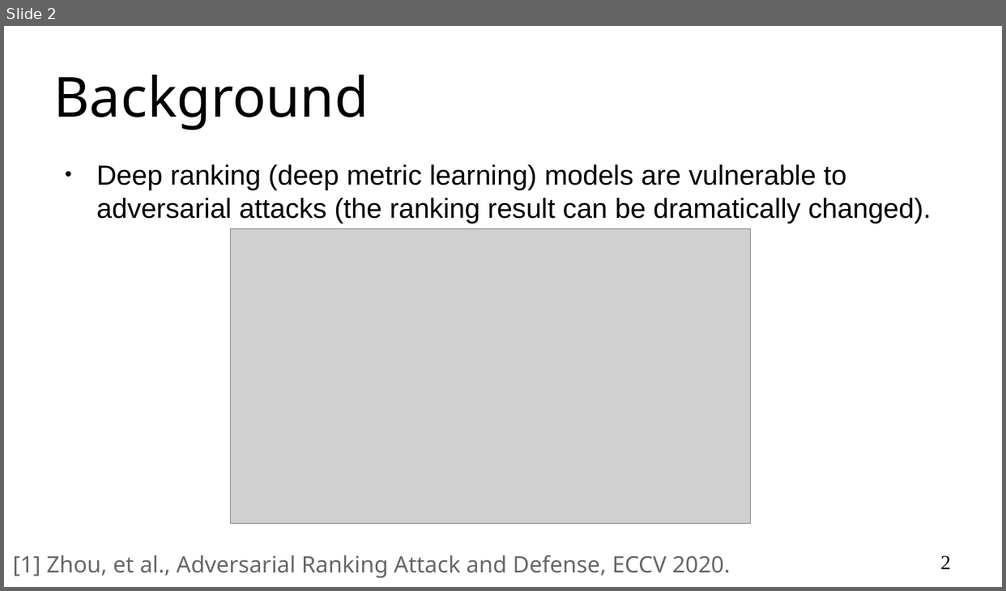
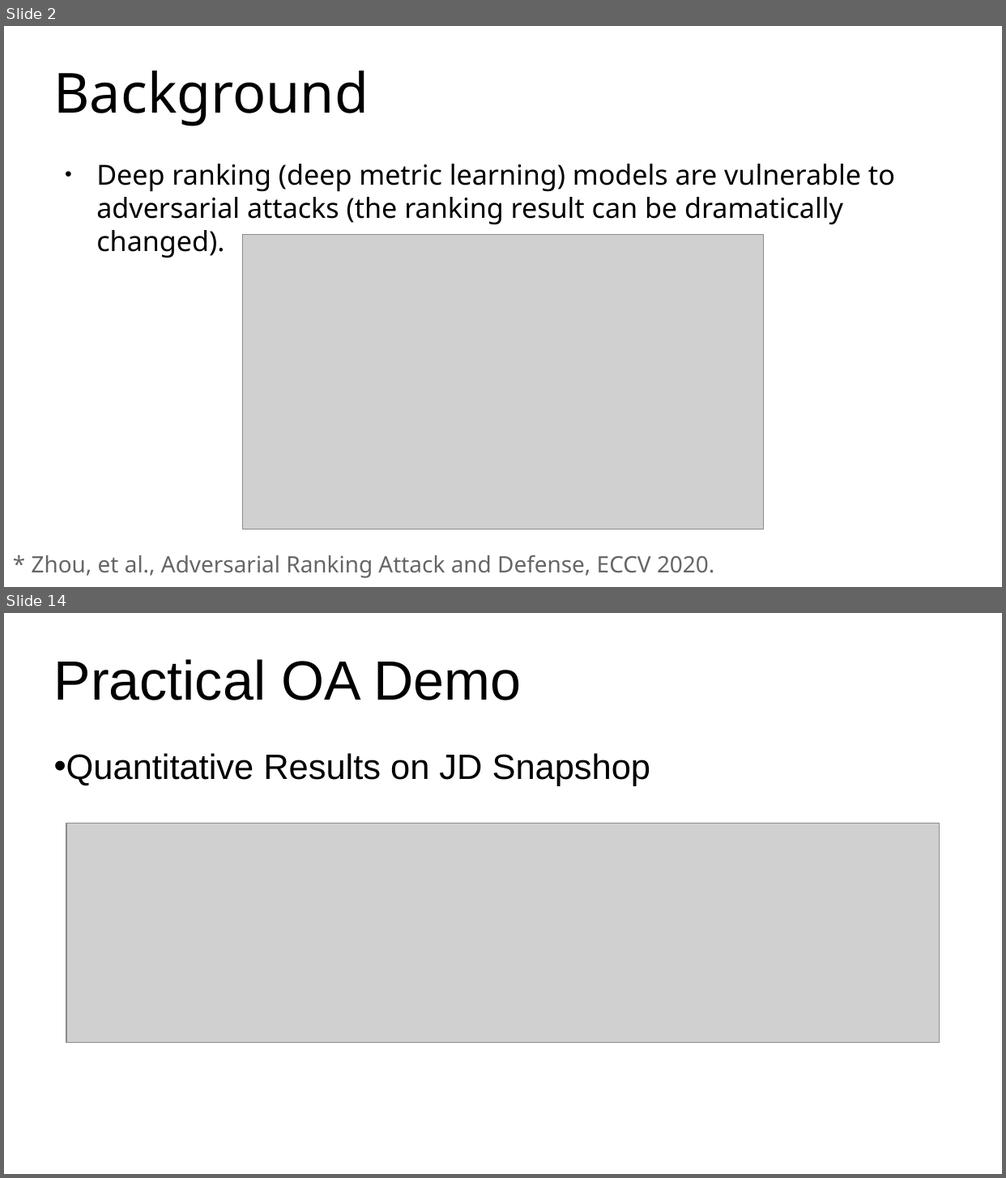
Before and after one commit to cdluminate/advorder, a slide deck: assets/slides.pptx. Shown one above the other, each under a label of ours: slide 2 before the commit, slides 2 and 14 after it; the slides between them are not shown. The pictures are 1006x591 and 1006x1178 pixels, drawn with LibreOffice and Linux fonts; fonts in the diff are those of the drawing; grey boxes stand for pictures; background and template pictures are left out. Boxes give left, top, right and bottom in pixels: in the first picture for what was removed or moved away, otherwise in the second. Text is boxed around its words. In the diff, an @@ line names an element or a change of style, - is before the commit and + after.

```diff
--- a/assets/slides.pptx
+++ b/assets/slides.pptx
@@ slide 14 added at [4,613,1002,1174], background #FFFFFF @@
@@ title added at [54,659,521,700], 44 pt, text #000000 @@
+Practical OA Demo
@@ text added at [54,753,651,786], 28 pt, text #000000 @@
+• Quantitative Results on JD Snapshop
@@ picture added at [66,823,940,1043] @@
@@ slide 2 changed as well @@
@@ title "Background" at [54,71,368,126]: line spacing 1 to 0.9 @@
@@ text "Deep ranking (deep metric learning) ..." at [96,164,895,258]: font Arial to Noto Sans; line spacing 1 to 0.9 @@
@@ picture: place and size @@
-picture at [230,228,751,524]
+picture at [243,234,764,530]
@@ text at [32,555,714,578]: text changed @@
-[1] Zhou, et al., Adversarial Ranking Attack and Defense, ECCV 2020.
+* Zhou, et al., Adversarial Ranking Attack and Defense, ECCV 2020.
@@ page number removed at [940,556,950,570] @@
-2
```
Also in this commit, not shown: 1 other slide changed, 13 other slides added, 1 slide removed, 2 other files.
